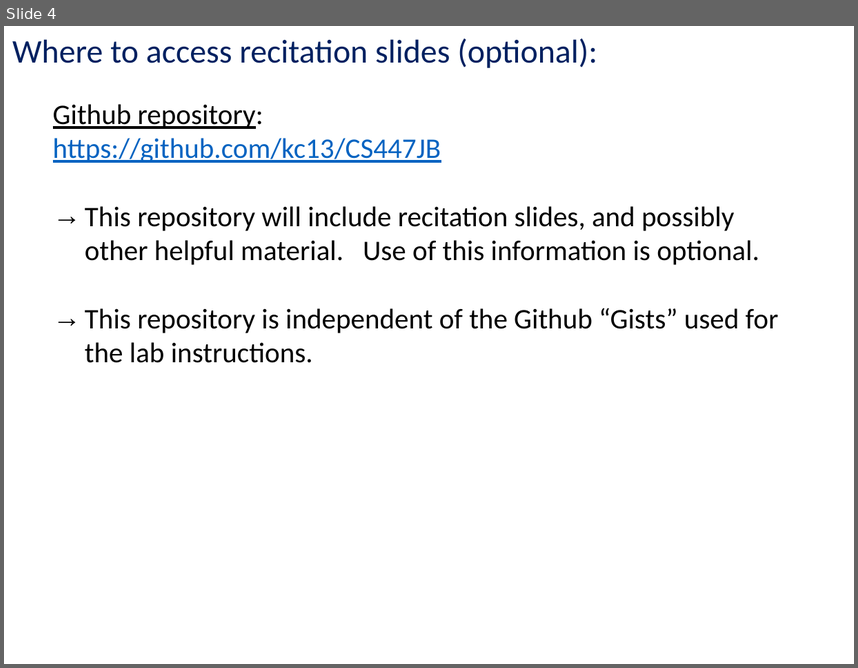
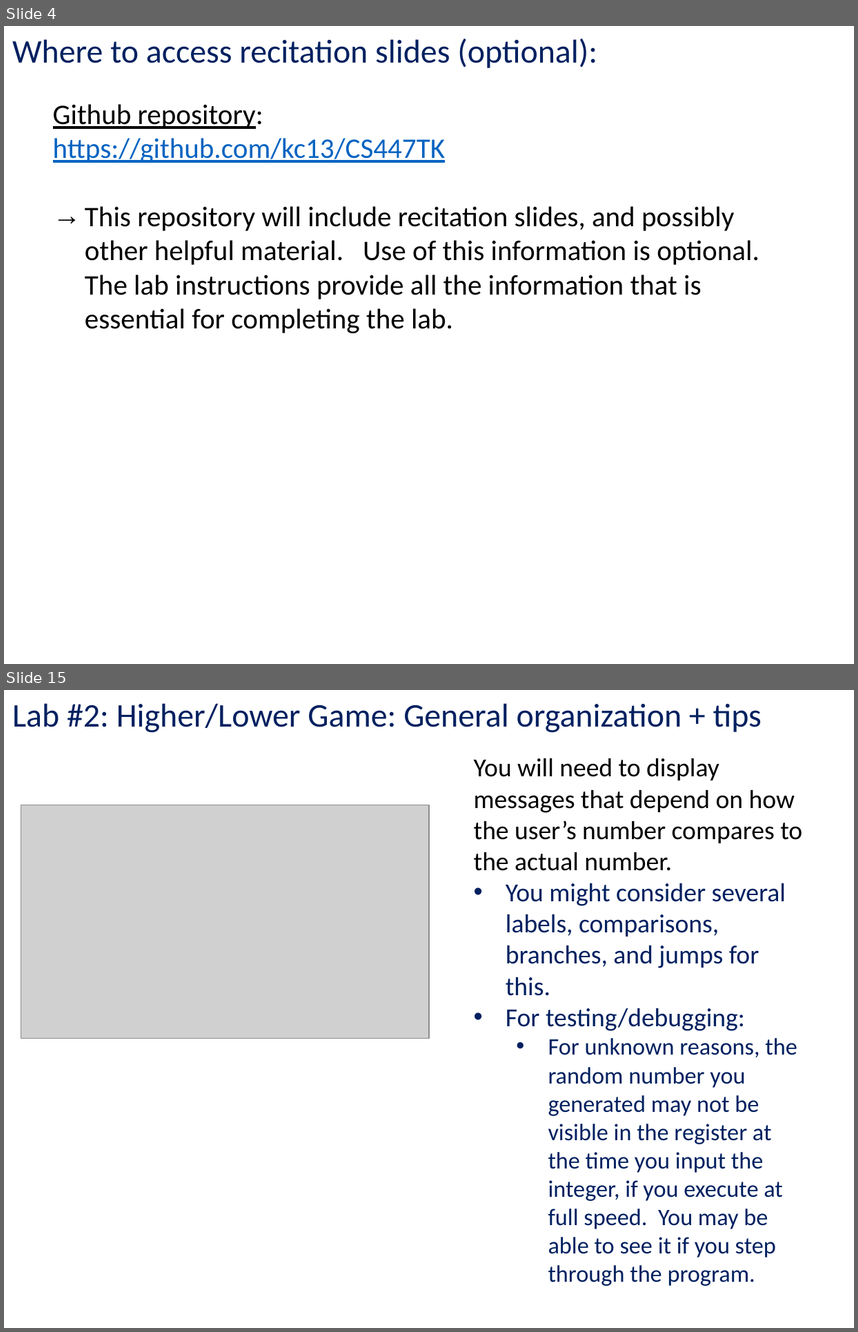
Before and after one commit to kc13/CS447TK, a slide deck: cs447tk_rec1_jan22.pptx. Shown one above the other, each under a label of ours: slide 4 before the commit, slides 4 and 15 after it; the slides between them are not shown. The pictures are 858x668 and 858x1332 pixels, drawn with LibreOffice and Linux fonts; fonts in the diff are those of the drawing; grey boxes stand for pictures. Boxes give left, top, right and bottom in pixels: in the first picture for what was removed or moved away, otherwise in the second. Text is boxed around its words. In the diff, an @@ line names an element or a change of style, - is before the commit and + after.

```diff
--- a/cs447tk_rec1_jan22.pptx
+++ b/cs447tk_rec1_jan22.pptx
@@ slide 15 added at bbox=[4, 690, 854, 1328], background #FFFFFF @@
@@ text added at bbox=[12, 703, 762, 733], 28 pt, text #002060 @@
+Lab #2: Higher/Lower Game: General organization + tips
@@ text added at bbox=[474, 758, 802, 1285], 22 pt, text #002060 @@
+You will need to display messages that depend on how the user’s number compares to the actual number.
+• You might consider several labels, comparisons, branches, and jumps for this.
+• For testing/debugging:
+  • For unknown reasons, the random number you generated may not be visible in the register at the time you input the integer, if you execute at full speed. You may be able to see it if you step through the program.
@@ picture added at bbox=[21, 805, 429, 1038] @@
@@ slide 4 changed as well @@
@@ text at bbox=[53, 138, 760, 333]: text changed @@
-https://github.com/kc13/CS447JB
-→ This repository will include recitation slides, and possibly other helpful material. Use of this information is optional.
-→ This repository is independent of the Github “Gists” used for the lab instructions.
+https://github.com/kc13/CS447TK
+→ This repository will include recitation slides, and possibly other helpful material. Use of this information is optional. The lab instructions provide all the information that is essential for completing the lab.
```
Also in this commit, not shown: 3 other slides changed, 12 other slides added, 13 slides removed.
